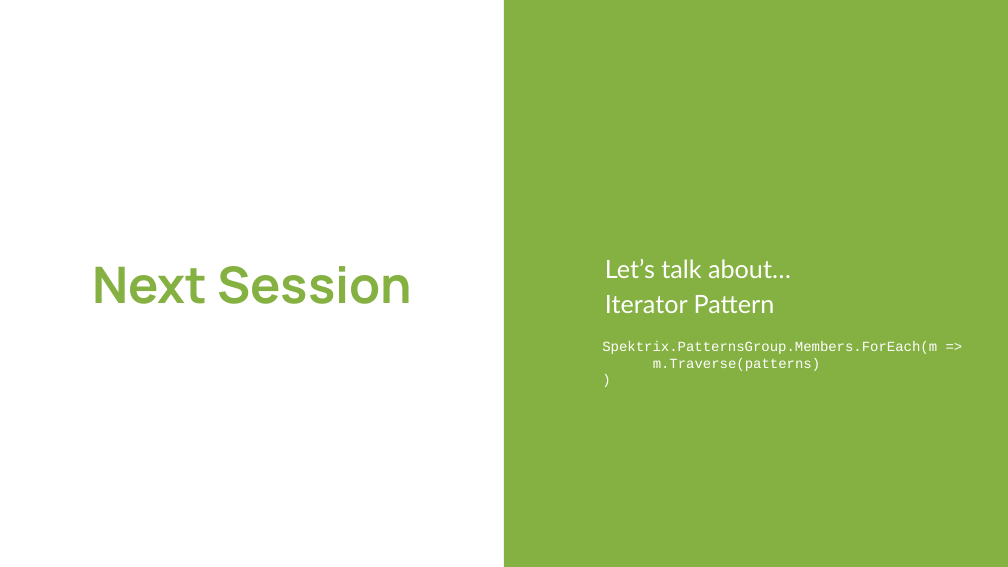
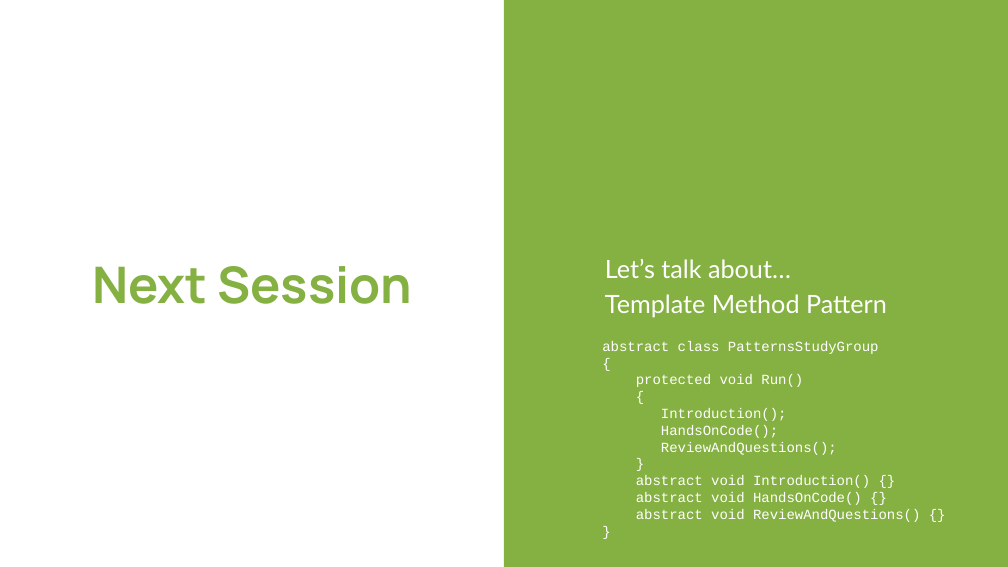
Before and after one commit to ronheywood/patternsgroup-visitor, a slide deck: slide 10 of CompositeIterator/CompositeIteratorPattern.pptx (slide 7 before the commit). Drawn at 1008x567 pixels with LibreOffice and Linux fonts; fonts in the diff are those of the drawing. Boxes give left, top, right and bottom in pixels: in the first picture for what was removed or moved away, otherwise in the second. Text is boxed around its words. In the diff, an @@ line names an element or a change of style, - is before the commit and + after.

Commit message:
Updated presentation

```diff
--- a/CompositeIterator/CompositeIteratorPattern.pptx
+++ b/CompositeIterator/CompositeIteratorPattern.pptx
@@ text at (x1=605, y1=259, x2=887, y2=317): text changed @@
-Let’s talk about…
-Iterator Pattern
+Let’s talk about…
+Template Method Pattern
@@ text at (x1=602, y1=341, x2=920, y2=522): text changed @@
-Spektrix.PatternsGroup.Members.ForEach(m =>
-m.Traverse(patterns)
-)
+abstract class PatternsStudyGroup
+{
+protected void Run()
+{
+Introduction();
+HandsOnCode();
+ReviewAndQuestions();
+}
+abstract void Introduction() {}
+abstract void HandsOnCode() {}
+abstract void ReviewAndQuestions() {}
+}
```
Also in this commit, not shown: 2 other slides changed, 3 slides added, 2 other files.
